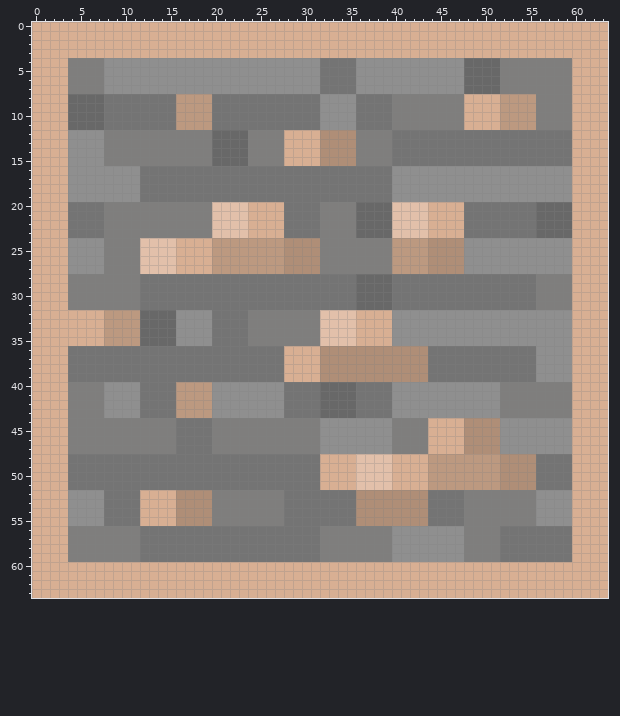
Pixel-art sprite, stored at ores/mcl_core_iron_ore.png. Above is the file before it was changed.
The file is 64x64 pixels. Colours within 5 levels of each other are drawn and written as one.
The result:
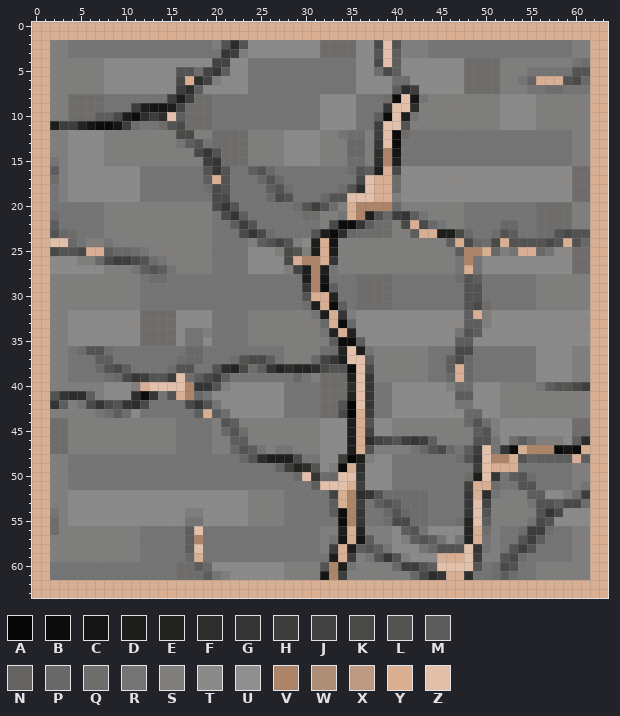
Palette (. is transparent): A #060606  B #0d0c0c  C #151515  D #1d1d1c  E #232322  F #2d2d2c  G #363535  H #3d3d3c  J #444343  K #494948  L #535352  M #5e5d5d  N #646362  P #686868  Q #6e6d6c  R #747474  S #7f7e7d  T #8b8a89  U #8f8f8f  V #ad8468  W #af8e77  X #bc9980  Y #d8af93  Z #e2c0aa
The author wrote: Updated all ore textures
Change:
Changed rows in their new state; - is an unchanged pixel.
first column x 2:
 2 SSRRRRRRRRRRRRRRRRSLFLTTTTTTTTQQQQTTKZLSSSRRRRRRRRRRRRRRRRSS
 3 SSRRRRRRRRRRRRRRRRRGHSTTTTTTTTQQQQTTLZMSSSRRRRRRRRRRRRRRRRSS
 4 SS----TTTTTTTTTTTTJJTTRRRRRRRR----TTKZMTTTTTTTQQQQ--------RQ
 5 SS----TTTTTTTTLLQJGMTTRRRRRRRR----TTQKMTTTTTTTQQQQ---RRRRRLL
 6 SS----TTTTTTTTKYFJSTTTRRRRRRRR----TTTTQQTTTTTTQQQQ--RNYYYLKP
 7 SS----TTTTTTTTHFMTTTTTRRRRRRRR----TTTTMFHTTTTTQQQQ---RRQQRRR
 8 SSQQQQ-------HDHQQ------------TTTT---QBZCR----SSSSTTTT----SS
 9 SSQQQQ---HDCCDJQQQ------------TTTT---GZZF-----SSSSTTTT----SS
10 SSQQQMMKDBFHFZMQQQ------------TTTT--MBZDR-----SSSSTTTT----SS
11 DHHECBBCHQ--QLKQQQ------------TTTT--HZZL------SSSSTTTT----SS
12 SSTTTT--------KK--QQQQ----TTTTSSRQQ-HZBQ------------------SS
13 SSTTTT--------RMLRQQQQ----TTTTSSSPP-GZB-------------------SS
14 SSTTTT----------KGLQQQ----TTTTSSSPP-FVC-------------------SS
15 RSTTTT-----------HGQQQ----TTTTSSSQQ-FVD-------------------SS
16 MSTTTTTTTT-------LGL--MLP--------QLMDYKTTTTTTTTTTTTTTTTTTTQQ
17 QSTTTTTTTT-------MYL---PLP--------KZYYQTTTTTTTTTTTTTTTTTTTQQ
18 RSTTTTTTTT-------QKL----MLQ-----QLFZYYQTTTTTTTTTTTTTTTTTTTQQ
19 RSTTTTTTTT--------KK----PKL---PLLZZZYYSTTTTTTTTTTTTTTTTTTTQQ
20 RR----------------KGLRRRRR-QLHLQ-YVVVVPSSSSSSS--------QQQQSS
21 QR----------------RKGMRRRR--QQ--RYVDL-HGMRSSSS--------QQQQSS
22 MR----------------RRMHLRRR-----KBBGMQQSKYKPRSS----PP--QQQQSS
23 LPQ---------------RRRKGKQR---LDBFPQQQQSSMY-DDKP--QLM--QQLKLL
24 ZZPRSSR---SSSSSSSSRRRRSMLJLSTDYC------SSSSSSMYKPQKYLLLLKLYLP
25 KLLKYYMPPQRSSSSSSSRRRRTTTSKLSDYD------SSSSSSSMVVYPSRYYPRTTQQ
26 TTTSSPKHHKLQRSSSSSRRRRTTTTKYVVYG------SSSSSSSRVRTTTTTTTTTTQQ
27 TTTTTT---RMLMRSSSSRRRRTTTTSJDVDR------SSSSSSSRYRTTTTTTTTTTQQ
28 SS---------QQ---------------DVC---QQQQ-------QLM----------SS
29 SS--------------------------GVBM--QQQQ--------LL----------SS
30 SS--------------------------LYYE--QQQQ--------LL----------SS
31 SS--------------------------QDYBM-QQQQ--------LKQ---------SS
32 SSTTTTTTTTQQQQTTTT-----------RDYGSTTTTTTTTTTTTMYSTTTTTTTTTTT
33 SSTTTTTTTTQQQQTTTT------------PYBPTTTTTTTTTTTTMMSTTTTTTTTTTT
34 SSTTTTTTTTQQQQTRRS------------REYETTTTTTTTTTTRLMTTTTTTTTTTTT
35 SSTTTTTTTTQQQQTRRT------------SMBBMTTTTTTTTTTMMTTTTTTTTTTTTT
36 SS-QLLQ--------PP---------SSSSQQEZDRSSSSSS---KK-------TTTTSS
37 SS---MM-------QPP---QLKKM-SSSPJGDZZMSSSSSS--MKP-------TTTTSS
38 SS---PLKM----QLL--LFEKQMGEFEEFKLLBZKSSSSSS--MYP-------TTTTSS
39 SS----QPKGHLLHZQMKHM------RPRSQQQDZGSSSSSS--PYP-------TTTTSS
40 SS----TTTSYZZZZVGGLSTTTTTT----QQQFZG--TTTTTTSQQTTT----RMLLKH
41 LGFFM-TTTFBG-LYVPRTTTTTTTT----QQQEZG--TTTTTTTMMTTT--------SS
42 GM-RKGKLGFK---RKGLRTTTTTTT----QQLAZG--TTTTTTTRRTTT--------SS
43 SS---RQMQT----RRMYMQTTTTTT----QQKAYH--TTTTTTTTPPTT--------SS
44 QQ-----------------LM---------TTTDYLTT----SSSSPLQSTTTTTTTTQQ
45 QQ-----------------PLQ--------TTTDYJTT----SSSSSMLSTTTTTTTTQQ
46 QQ------------------MM--------TTTDYFJKLHGHMSSSSLLRTQMQSSSTMF
47 QQ------------------PLMR-RR---TTTDYLSS--RPLKPRMHZRGBYVVVBCB-
48 SS-------------------PLFDDDK--TTHADSTTRRRRRRRQLGZVVYLNMMMM-M
49 SS-----------------------NHEFLTSB-FTTTRRRRRRRRRHZYYYRR----SS
50 SS-------------------------PZGQPZZGTTTRRRRRRRRQDZGRMLQ----SS
51 SS---------------------------MZZZ-HTTTRRRRRRRRHYYQRRLL----SR
52 SSTTTTTTTTTTTTTTTTTTTT---------JYVFGLQQQQQ----GYFR---MMTTSQH
53 SSTTTTTTTTTTTTTTTTTTTT---------MYVHRMLMQQQ----GZJ----RLLMKKQ
54 RSTTTTTTTTTTTTTSSTTTTT---------MBVGRRPLPQQ----GZL-----LGKTTT
55 QSTTTTTTTTTTTTTRRTTTTT----------BVGRRQKKQQ---QEZM----RKLTTTT
56 QS-------------MZ---------------DYE---TMLRTTTTEYQ---QHHQ--SS
57 SS-------------MV--------------RCYCM--TSMLMRTREYR---LHM---SS
58 SS-------------MZ--------------HYDMLMRTTTRPLLLZGR--LHL----SS
59 SS-------------PY-------------RDYH-RLGLSTTTYYYZH--LKQ-----SS
60 RRRRRRRRRRRRRRQQMPTTTTTTTTSSSSLVDRSSSSPHHLMZZZZLRQKLRRSSSSSS
61 RRRRRRRRRRRRRRQQQMRSTTTTTTSSSSCVHSSSSSSSPKFG--FRRQMQRRSSSSSS
Boxes around the changes in both pictures, in picture pixels (x1, y1, x2, y2):
changed: (50, 40, 590, 580)
